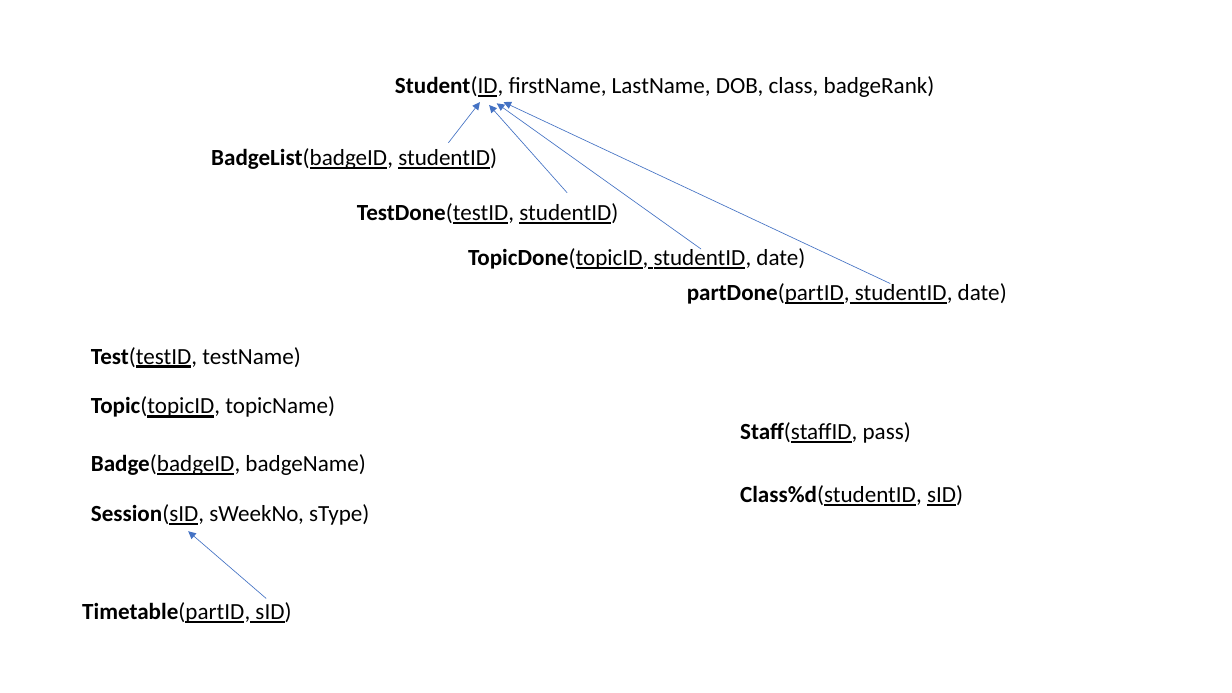
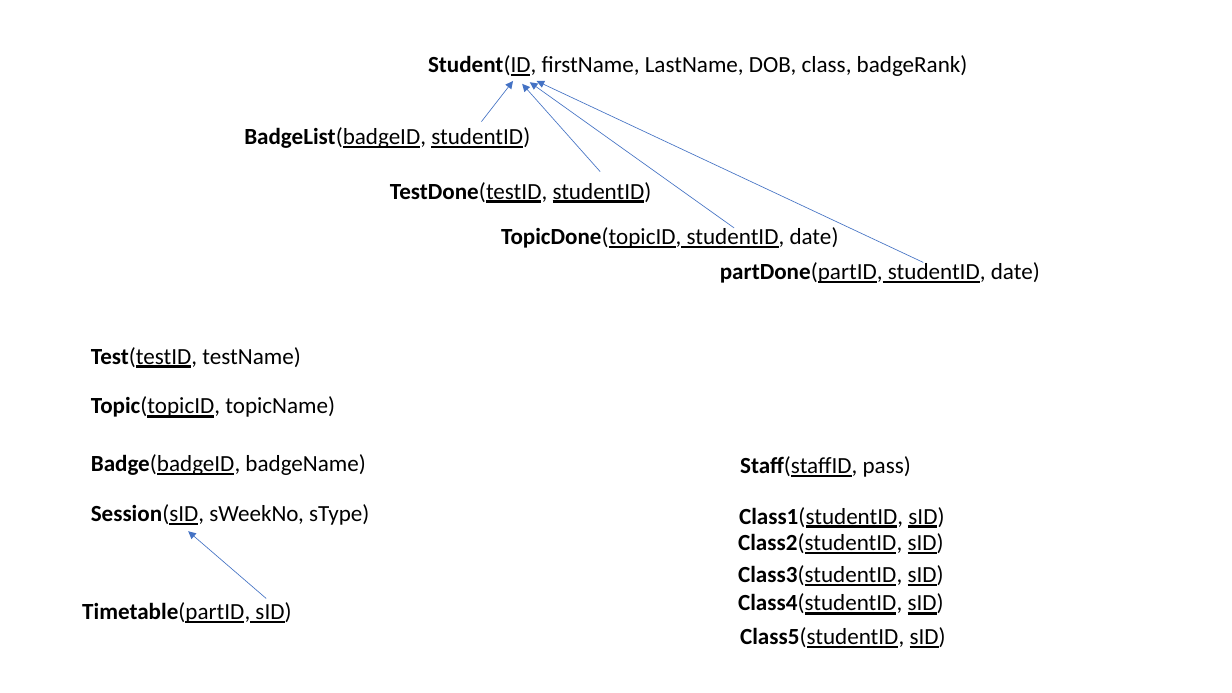
Before and after one commit to dotran98/Ass2, a slide deck: slide 1 of Datatbase schema.pptx. Drawn at 1232x693 pixels with LibreOffice and Linux fonts; fonts in the diff are those of the drawing. Boxes give left, top, right and bottom in pixels: in the first picture for what was removed or moved away, otherwise in the second. Text is boxed around its words. In the diff, an @@ line names an element or a change of style, - is before the commit and + after.

```diff
--- a/Datatbase schema.pptx
+++ b/Datatbase schema.pptx
@@ 5 texts, 4 arrows: place and size @@
-5 texts, 4 arrows at bbox=[211, 76, 1007, 304]
+5 texts, 4 arrows at bbox=[244, 55, 1040, 283]
@@ text "Staff(staffID, pass)": place and size @@
-text "Staff(staffID, pass)" at bbox=[740, 422, 911, 443]
+text "Staff(staffID, pass)" at bbox=[740, 456, 911, 477]
@@ text at bbox=[739, 507, 944, 528]: text changed @@
-Class%d(studentID, sID)
+Class1(studentID, sID)
@@ text added at bbox=[738, 533, 944, 554], 18 pt, text #000000, underline @@
+Class2(studentID, sID)
@@ text added at bbox=[738, 565, 944, 586], 18 pt, text #000000, underline @@
+Class3(studentID, sID)
@@ text added at bbox=[738, 593, 944, 615], 18 pt, text #000000, underline @@
+Class4(studentID, sID)
@@ text added at bbox=[740, 627, 946, 648], 18 pt, text #000000, underline @@
+Class5(studentID, sID)
```
